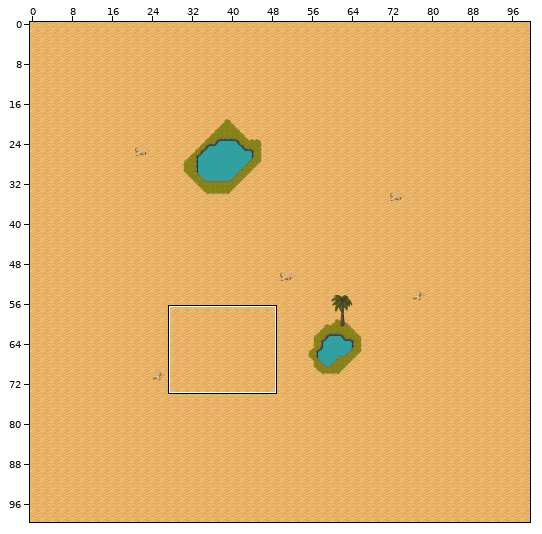
An edit to a level. Tiled map (JSON), assets/maps/Desert.json. Above: a wide view before the commit, with the close-up outlined.
Close-up. Before the edit:
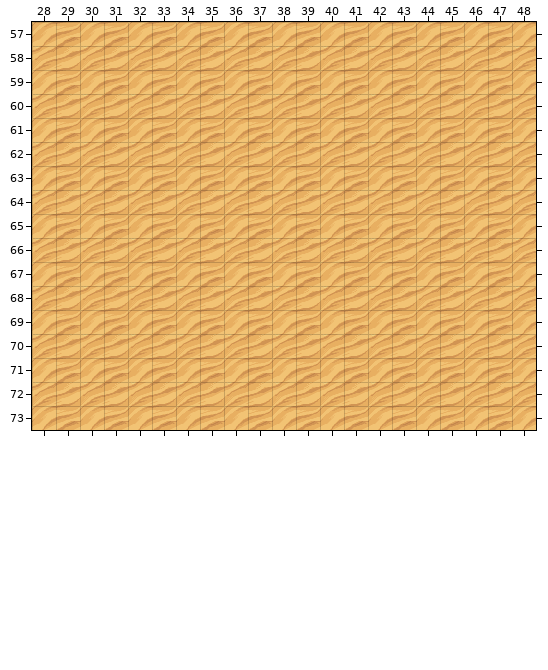
Cells are 24x24 px. Shown: x 28..48, y 57..73. The commit also changed other parts of the map, which this record leaves out.
And afterwards:
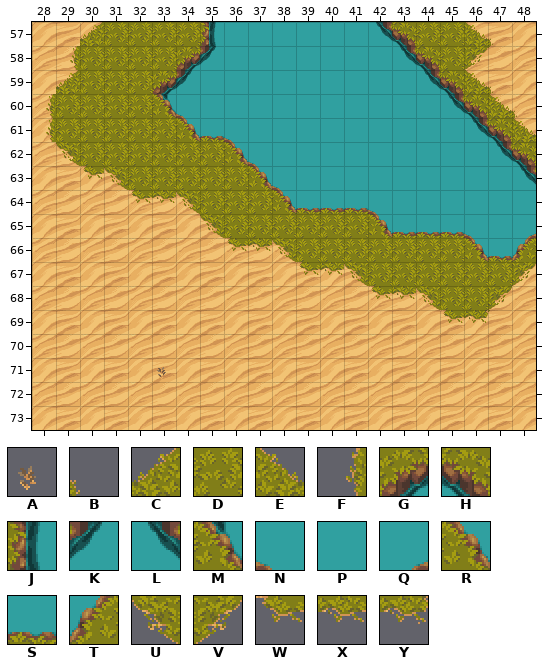
Key: from "Desert Tileset": A 226, B 355, C 369, D 370, E 371, F 384, G 385, H 387, J 400, K 401, L 403, M 416, N 417, P 418, Q 419, R 433, S 434, T 435, U 449, V 451, W 466, X 467, Y 468.
_ is an empty cell.
Change:
Layer "Collision":
y 57: x 30..47 __________________ -> CDDDDJPPPPPPLHDDEB
y 58: x 29..46 __________________ -> FDDDDGKPPPPPPPLHDV
y 59: x 29..47 ___________________ -> CDDDGKPPPPPPPPPLHEB
y 60: x 28..48 _____________________ -> FDDDDMNPPPPPPPPPPLHEB
y 61: x 28..48 _____________________ -> FDDDDDRSNPPPPPPPPPLHE
y 62: x 29..48 ____________________ -> UDDDDDDRNPPPPPPPPPLH
y 63: x 30..48 ___________________ -> WUDDDDDRNPPPPPPPPPL
y 64: x 32..48 _________________ -> WXUDDDRSSSNPPPPPP
y 65: x 35..48 ______________ -> UDDDDDDRSSSNPQ
y 66: x 36..48 _____________ -> WXUDDDDDDDRST
y 67: x 39..48 __________ -> WXUDDDDDDV
y 68: x 42..47 ______ -> WXUDDV
y 69: x 45..46 __ -> WY
y 71: x 33 _ -> A
Where, in picture pixels (left, top, right, bottom), the same in both close-ups:
added: (46, 22, 536, 324)
added: (157, 367, 166, 379)
